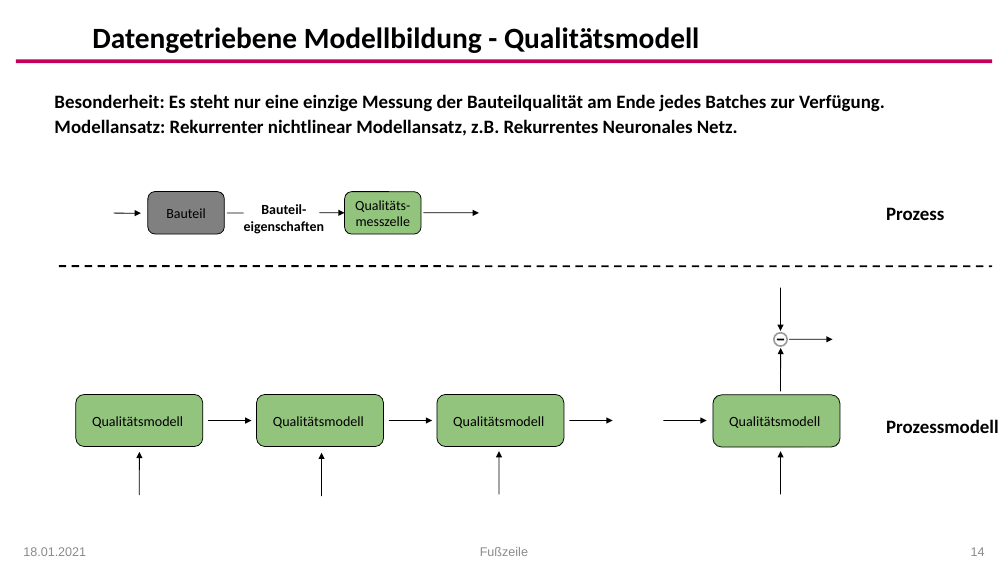
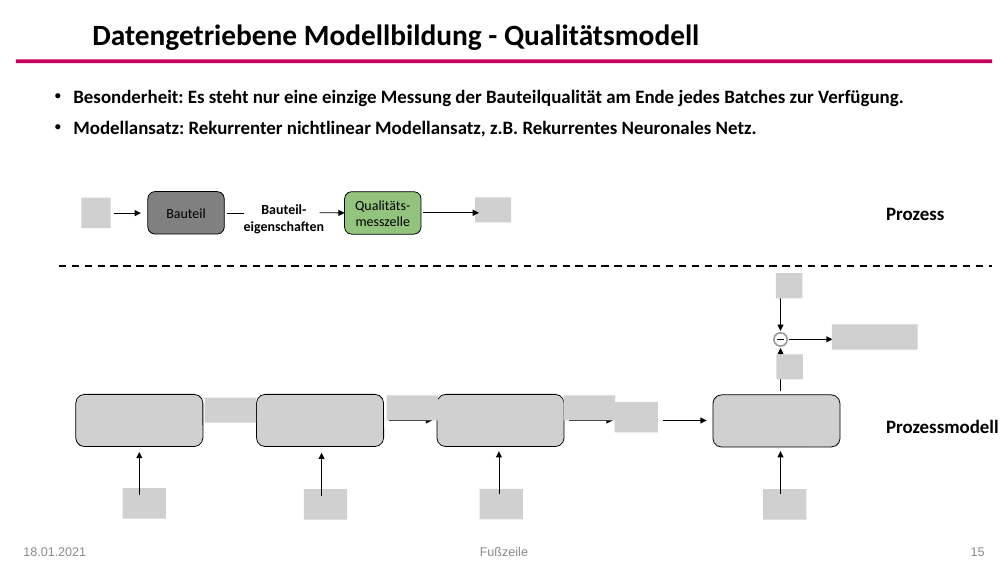
Before and after one commit to arehmer/DigitalTwinInjectionMoulding, a slide deck: slide 15 of Präsentationen/Kick-Off_Agenda.pptx (slide 14 before the commit). Drawn at 1008x567 pixels with LibreOffice and Linux fonts; fonts in the diff are those of the drawing; grey boxes stand for pictures; background and template pictures are left out. Boxes give left, top, right and bottom in pixels: in the first picture for what was removed or moved away, otherwise in the second. Text is boxed around its words. In the diff, an @@ line names an element or a change of style, - is before the commit and + after.

```diff
--- a/Präsentationen/Kick-Off_Agenda.pptx
+++ b/Präsentationen/Kick-Off_Agenda.pptx
@@ title "Datengetriebene Modellbildung - Qualitätsmodell" at [92,24,699,50]: line spacing 1 to 0.9 @@
@@ text "Besonderheit: Es steht nur eine ..." at [73,89,904,137]: bullet none to •; line spacing 24pt to 0.9; more space between paragraphs @@
@@ picture added at [82,197,111,228] @@
@@ rounded rectangle "Bauteil" at [148,191,225,234]: outline #000000 0.74 pt to #000000 0.75 pt @@
@@ rounded rectangle "Qualitäts-messzelle" at [345,192,421,234]: outline #000000 0.74 pt to #000000 0.75 pt @@
@@ picture added at [476,197,512,222] @@
@@ freeform shape removed at [113,213,141,213] @@
@@ arrow added from (113, 213) to (141, 213), #000000 0.75 pt @@
@@ freeform shape removed at [227,213,243,213] @@
@@ line added from (227, 213) to (243, 213), #000000 0.75 pt @@
@@ freeform shape removed at [423,212,479,212] @@
@@ arrow added from (423, 213) to (479, 213), #000000 0.75 pt @@
@@ group removed at [76,288,840,496]: 10 freeform shapes, 4 rounded rectangles @@
-Qualitätsmodell
-Qualitätsmodell
-Qualitätsmodell
-Qualitätsmodell
@@ group added at [76,273,918,520]: 15 pictures, 9 arrows @@
@@ page number at [971,547,985,556]: text changed @@
-14
+15
```
Also in this commit, not shown: 22 other slides changed, 1 slide added, 1 slide removed, 4 other files.
